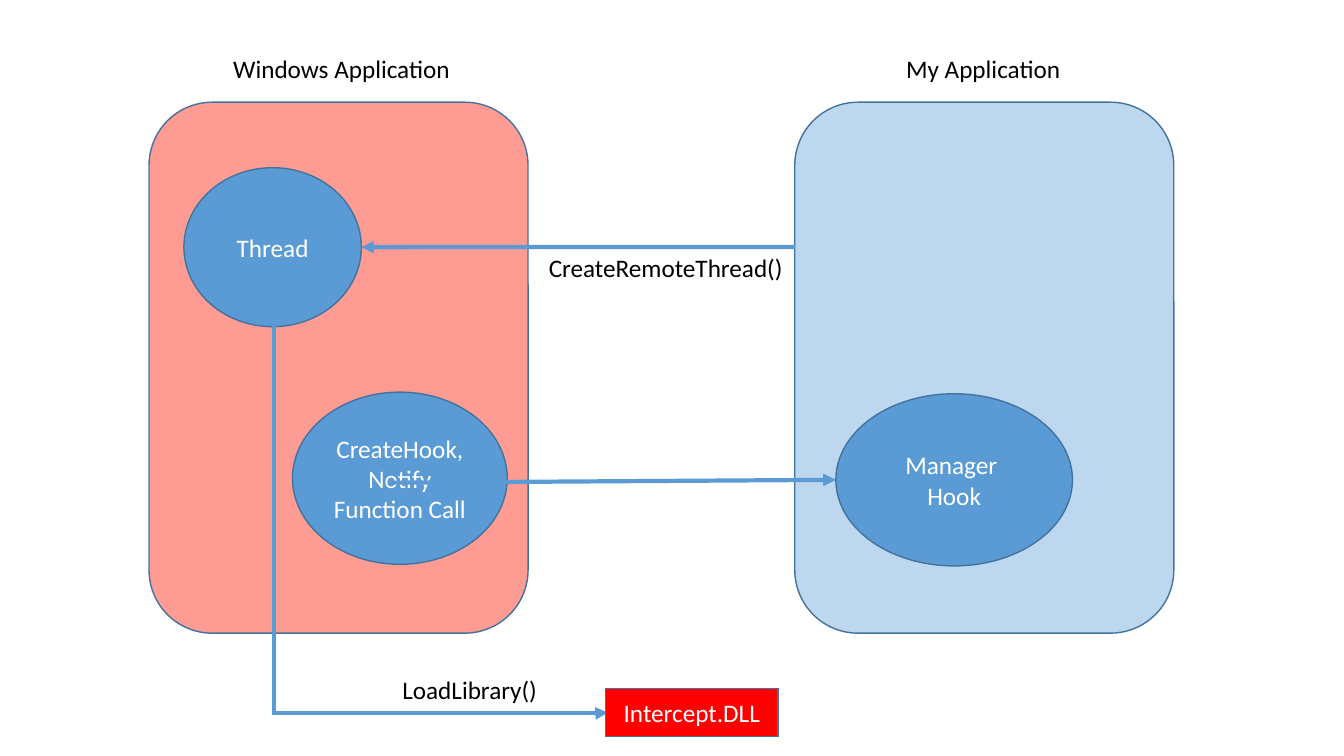
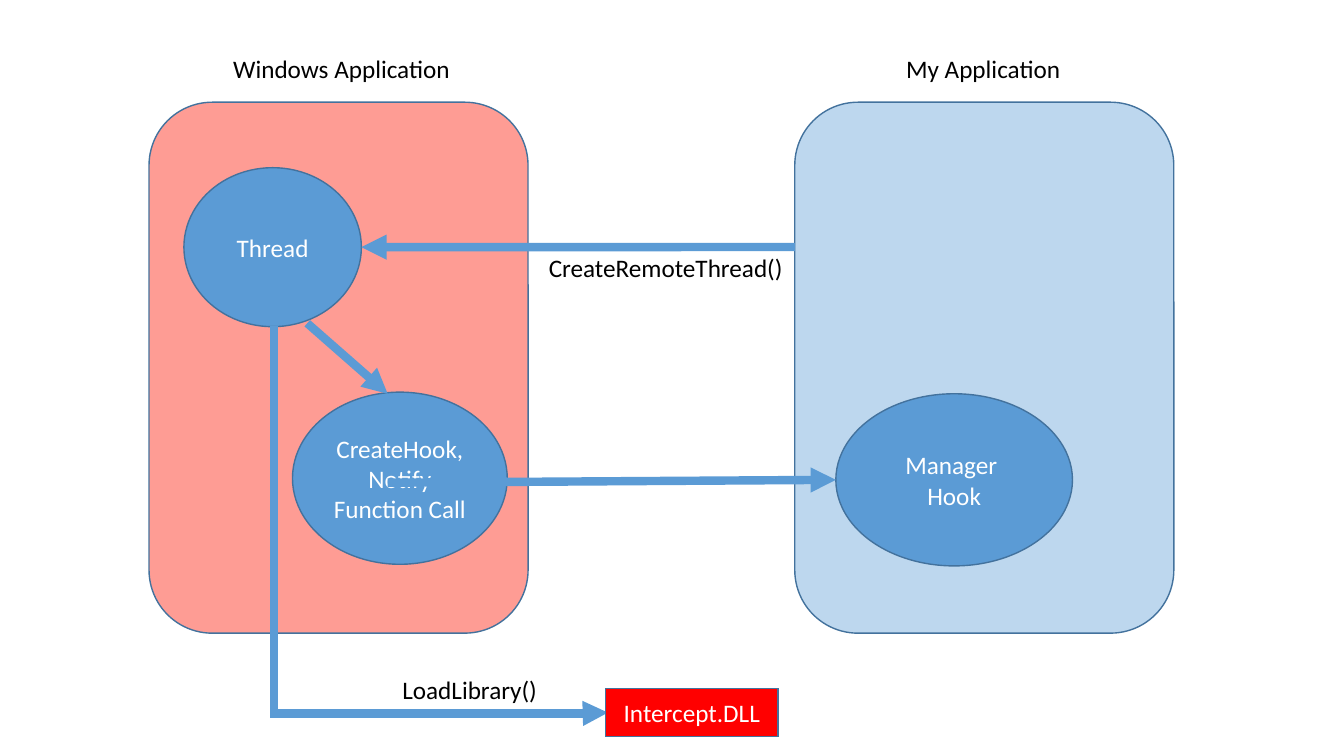
Before and after one commit to dotrungduchd/LUANVAN, a slide deck: slide 3 of Document/SODO.pptx. Drawn at 1344x756 pixels with LibreOffice and Linux fonts; fonts in the diff are those of the drawing. Boxes give left, top, right and bottom in pixels: in the first picture for what was removed or moved away, otherwise in the second. Text is boxed around its words. In the diff, an @@ line names an element or a change of style, - is before the commit and + after.

```diff
--- a/Document/SODO.pptx
+++ b/Document/SODO.pptx
@@ arrow (795, 247) - (362, 247): stroke #5B9BD5 3 pt to #5B9BD5 6 pt @@
@@ elbow arrow (274, 327) - (608, 713): stroke #5B9BD5 3 pt to #5B9BD5 6 pt @@
@@ arrow added from (308, 324) to (388, 394), #5B9BD5 6 pt @@
@@ arrow (388, 483) - (836, 480): stroke #5B9BD5 3 pt to #5B9BD5 6 pt @@
```
Also in this commit, not shown: 4 other slides changed, 1 slide added, 3 other files.
